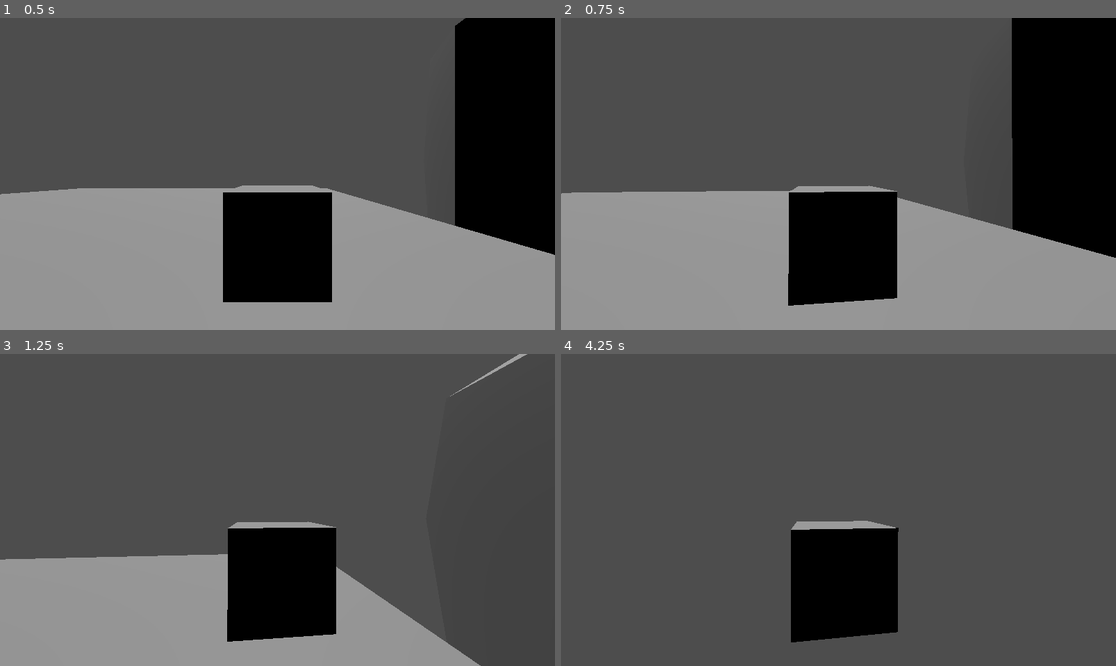
Above: before the commit, frames 1-4 (two rows, left to right).
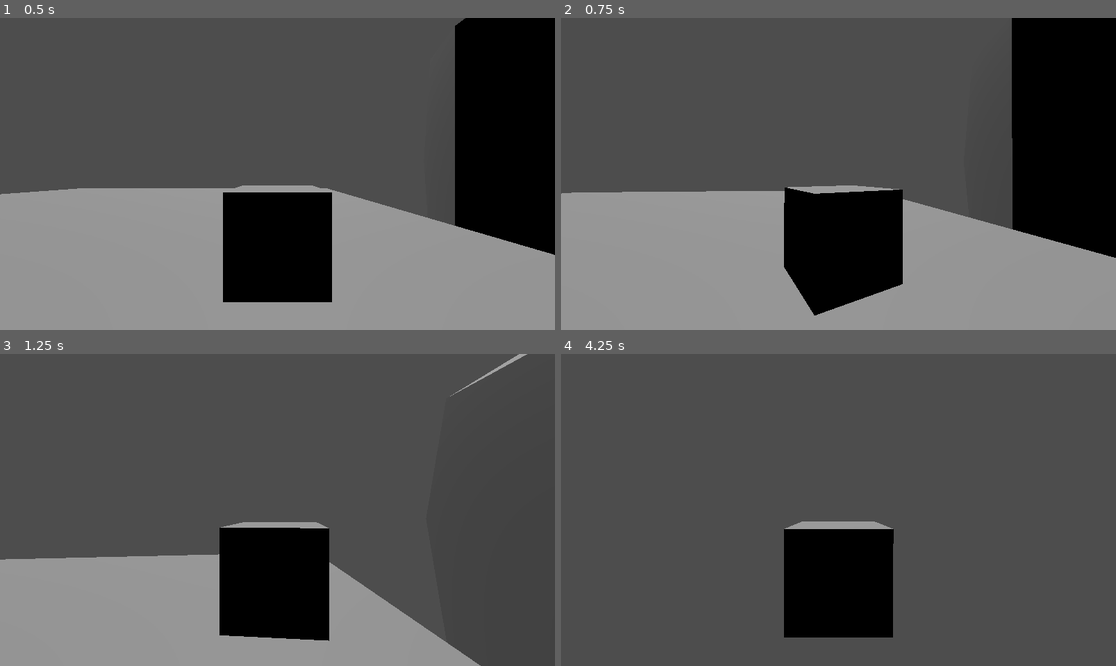
Above: after the commit, the same moments.

Repository: RavenRandomz/cube-extentialis-bossfight
Game: Godot game, scene res://testworld.tscn
Two runs of this game, one before a commit and one after it. Both use one fixed random seed, a clock stepped at 60 frames per second and the inputs below.
Inputs (mouse positions are in pixels of both pictures, inside the frame that each line leads up to):
- Up to frame 1 (0.5 s): no input
- Up to frame 2 (0.75 s): tap Enter at 0.5 s; move the mouse to (866, 174) at 0.52 s; hold W (player_forward) from 0.53 s (still down); hold Shift from 0.53 s (still down); click (866, 174) at 0.67 s
- Up to frame 3 (1.25 s): keep holding W (player_forward); keep holding Shift; tap Space (player_jump) at 0.77 s
- Up to frame 4 (4.25 s): keep holding W (player_forward); move the mouse to (810, 510) at 1.27 s; release Shift at 1.28 s; tap Alt at 1.35, 3.6 s; tap Space (player_jump) at 1.52, 3.02, 3.5, 3.77 s; move the mouse to (849, 503) at 2.02 s; tap Ctrl at 2.1 s; move the mouse to (832, 516) at 2.77 s; tap Shift at 2.85 s; click (832, 516) at 2.92 s; move the mouse to (877, 513) at 3.52 s

Frame 1 is identical in both runs. In frame 2, 1.1% of the frame differs, in the area x 40-62%, y 53-96%; in frame 3, 1.2%, in the area x 39-61%, y 53-93%; in frame 4, 0.9%.

Commit message:
Implement player rotation towards direction of motion
This was done through a lot of pain and tears.

A new function that is designed to sync the player rotation
to the direciton of motion was added.

It takes the signed angle between the z axis of the player and the
camera and uses that to determine the desired location.

Diff:
--- a/character/player.tscn
+++ b/character/player.tscn
@@ -7,14 +7,16 @@
 
 [sub_resource type="BoxMesh" id="BoxMesh_gn7qv"]
 
-[node name="Player" type="CharacterBody3D" node_paths=PackedStringArray("camera")]
+[node name="Player" type="CharacterBody3D" node_paths=PackedStringArray("camera", "playerBody", "playerCollsionMesh")]
 script = ExtResource("1_tb1br")
 camera = NodePath("OrbitalCamera")
+playerBody = NodePath("MeshInstance3D")
+playerCollsionMesh = NodePath("CollisionShape3D")
 
 [node name="CollisionShape3D" type="CollisionShape3D" parent="."]
 shape = SubResource("BoxShape3D_mm66v")
 
+[node name="OrbitalCamera" parent="." instance=ExtResource("2_iejax")]
+
 [node name="MeshInstance3D" type="MeshInstance3D" parent="."]
 mesh = SubResource("BoxMesh_gn7qv")
-
-[node name="OrbitalCamera" parent="." instance=ExtResource("2_iejax")]
--- a/scripts/player.gd
+++ b/scripts/player.gd
@@ -3,6 +3,8 @@
 
 @export var camera: Node3D
 @export var playerBody: Node3D
+@export var playerCollsionMesh: Node3D
+@export var playerTurnSpeed: float = 5
 
 const SPEED = 5.0
 const JUMP_VELOCITY = 10
@@ -11,17 +13,49 @@
 var gravity = ProjectSettings.get_setting("physics/3d/default_gravity")
 
 func _physics_process(delta):
-	_handle_input_logic(delta)
+	print(transform)
+	var translational_input= Input.get_vector("player_strafeleft", "player_straferight", "player_forward", "player_backward")
+
+	_handle_input_logic(translational_input, delta)
+	_player_view_rotation_sync(translational_input, delta)
 
 	move_and_slide()
 
-func _handle_input_logic(delta):
+func _player_view_rotation_sync(translational_input, delta):
+	var direction_basis = (camera.transform.basis * Vector3(translational_input.x, 0, translational_input.y)).normalized()
+	var player_body_axis = playerBody.transform.basis.z
+	# var direction_basis = camera.transform.basis.x
+
+	# Relative to base node (currently the CharacterBody3D)
+
+	var angular_difference = player_body_axis.signed_angle_to(direction_basis, transform.basis.y)
+	var delta_rotation = lerp_angle(0, angular_difference, delta * playerTurnSpeed)
+	if _translational_input_pressed():
+		# This assumes that the y axis of the player and the camera are the same
+		# Find the angle between the player and the camera
+		# Use angular interpolation to figure out the set angle
+
+
+		playerBody.rotate_object_local(Vector3.UP, delta_rotation)
+		playerCollsionMesh.rotate_object_local(Vector3.UP, delta_rotation)
+
+
+func _translational_input_pressed():
+	return Input.is_action_pressed("player_forward")\
+	or Input.is_action_pressed("player_backward")\
+	or Input.is_action_pressed("player_strafeleft")\
+	or Input.is_action_pressed("player_straferight")
+
+
+
+
+
+func _handle_input_logic(translational_input, delta):
 	_handle_jump_logic(delta)
-	_handle_translational_motion_logic(delta)
+	_handle_translational_motion_logic(translational_input, delta)
 
-func _handle_translational_motion_logic(delta):
-	var input_dir = Input.get_vector("player_strafeleft", "player_straferight", "player_forward", "player_backward")
-	var direction_basis = (camera.transform.basis * Vector3(input_dir.x, 0, input_dir.y)).normalized()
+func _handle_translational_motion_logic(translational_input, delta):
+	var direction_basis = (camera.transform.basis * Vector3(translational_input.x, 0, translational_input.y)).normalized()
 	if direction_basis:
 		velocity.x = direction_basis.x * SPEED
 		velocity.z = direction_basis.z * SPEED
